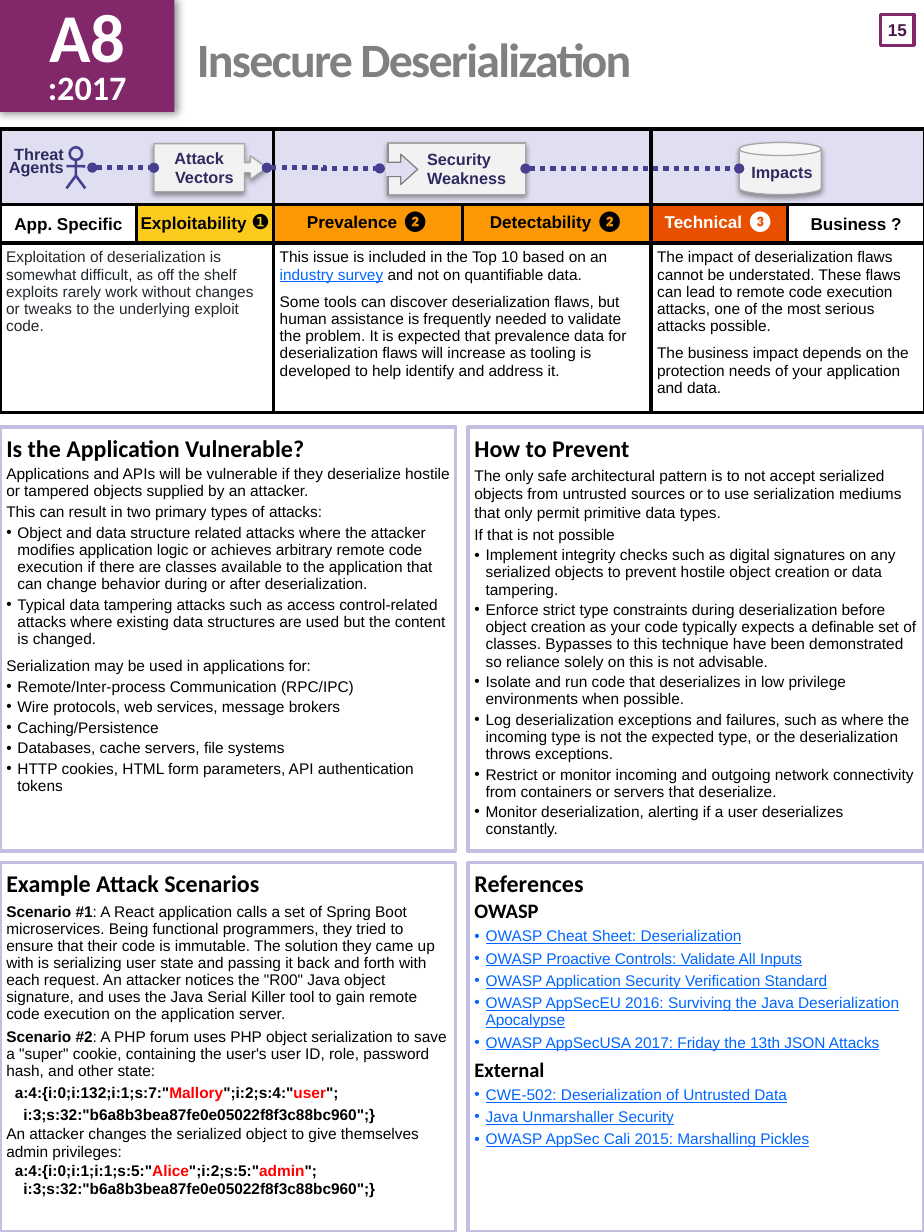
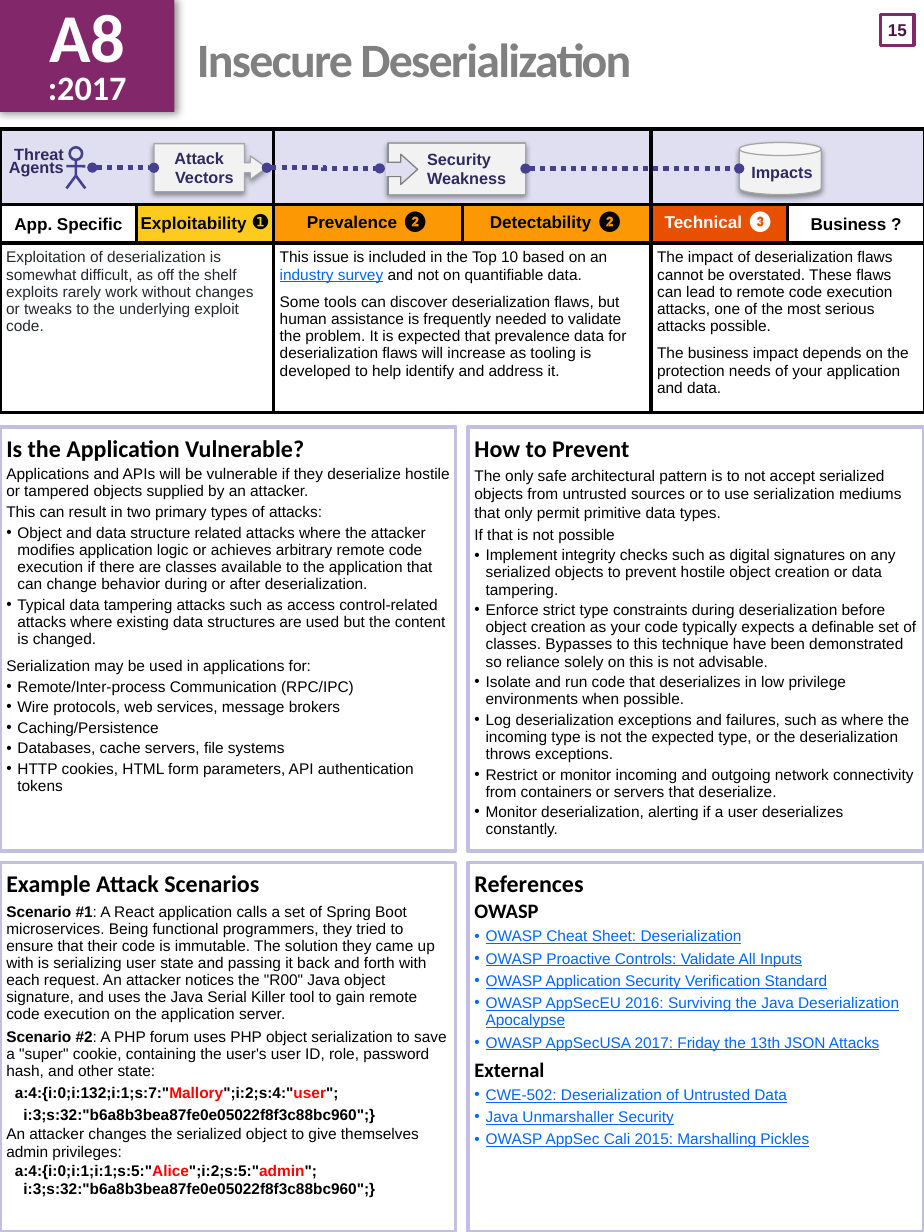
Before and after one commit to OWASP/Top10, a slide deck: slide 16 of 2017/OWASP Top 10 2017 GM (en).pptx. Drawn at 924x1232 pixels with LibreOffice and Linux fonts; fonts in the diff are those of the drawing. Boxes give left, top, right and bottom in pixels: in the first picture for what was removed or moved away, otherwise in the second. Text is boxed around its words. In the diff, an @@ line names an element or a change of style, - is before the commit and + after.

```diff
--- a/2017/OWASP Top 10 2017 GM (en).pptx
+++ b/2017/OWASP Top 10 2017 GM (en).pptx
@@ table at bbox=[0, 129, 924, 413] @@
-row 3, column 5: The impact of deserialization flaws cannot be understated. These flaws can lead to remote code execution attacks, one of the most serious attacks possible. / The business impact depends on the protection needs of your application and data.
+row 3, column 5: The impact of deserialization flaws cannot be overstated. These flaws can lead to remote code execution attacks, one of the most serious attacks possible. / The business impact depends on the protection needs of your application and data.
```
Also in this commit, not shown: 1 other file.
